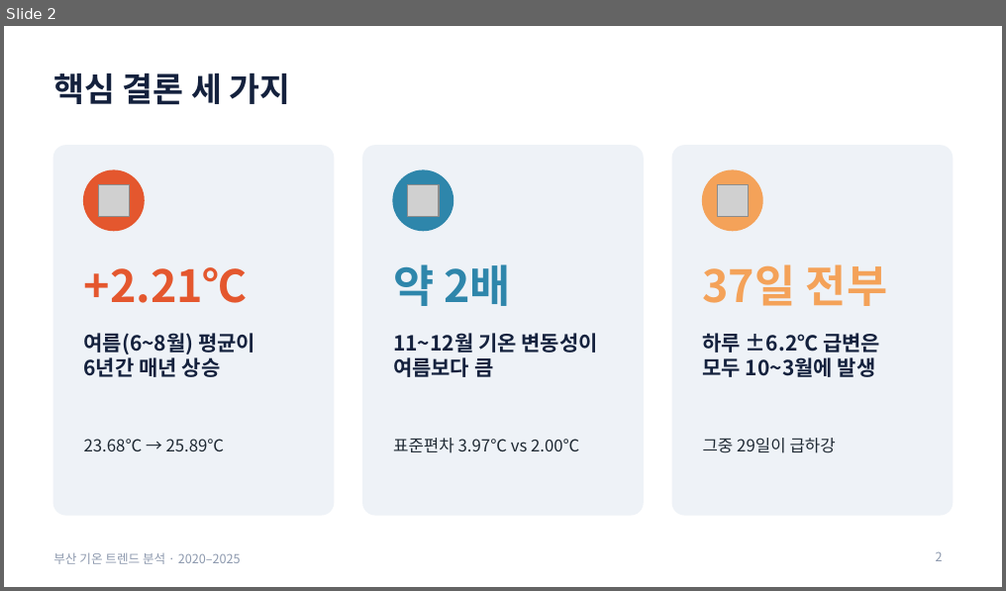
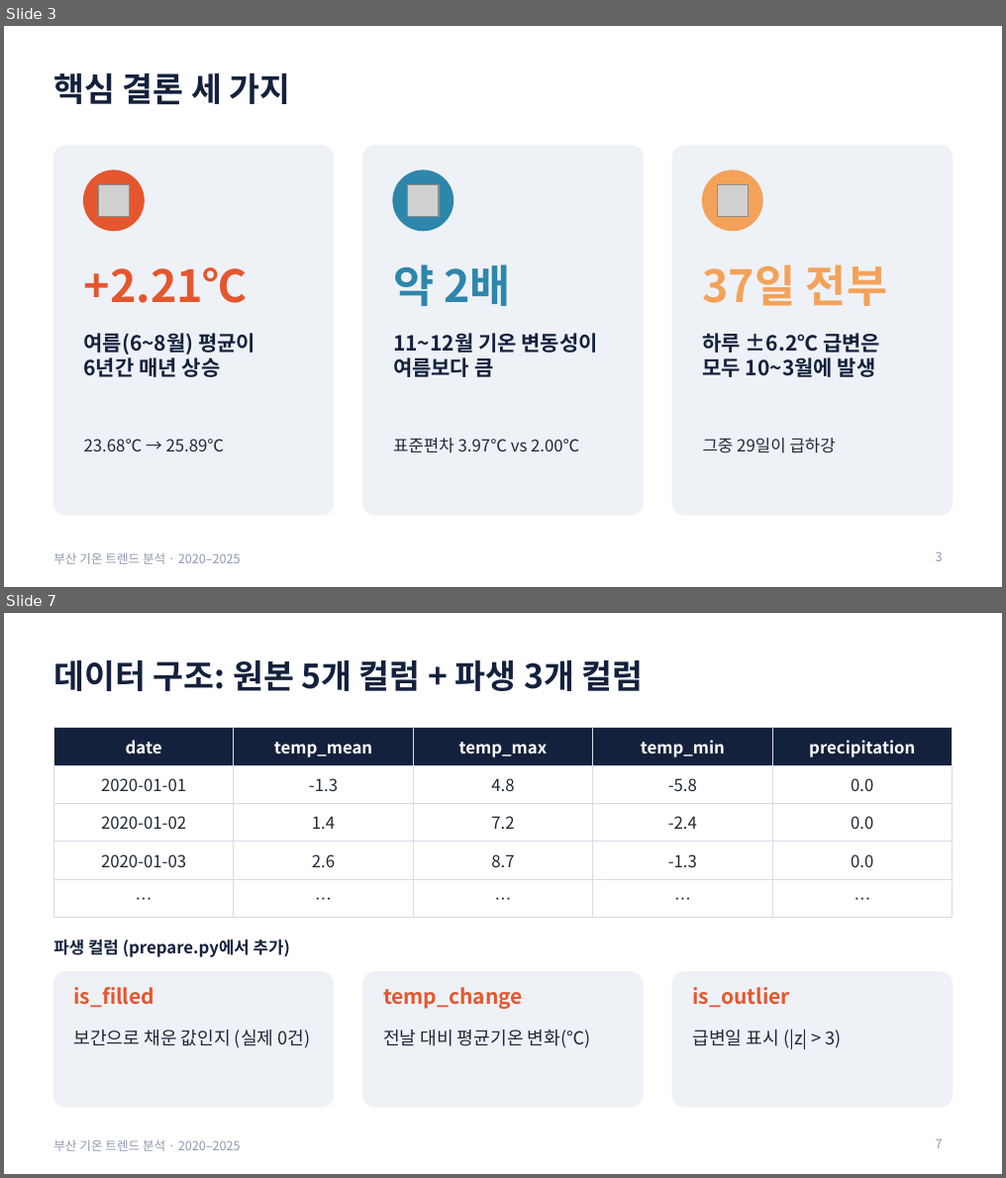
Before and after one commit to 17lucky71/busan-temperature-trend, a slide deck: docs/presentation.pptx. Shown one above the other, each under a label of ours: slide 2 before the commit, slides 3 and 7 after it; the slides between them are not shown. The pictures are 1006x591 and 1006x1178 pixels, drawn with LibreOffice and Linux fonts; fonts in the diff are those of the drawing; grey boxes stand for pictures. Boxes give left, top, right and bottom in pixels: in the first picture for what was removed or moved away, otherwise in the second. Text is boxed around its words. In the diff, an @@ line names an element or a change of style, - is before the commit and + after.

Commit message:
docs: 발표 자료 30장으로 확장

```diff
--- a/docs/presentation.pptx
+++ b/docs/presentation.pptx
@@ slide 7 added at [4,613,1002,1174], background #FFFFFF; not listed: 1 template element that a slide beside it also shows @@
@@ title added at [54,660,644,691], 24 pt, text #14213D, bold @@
+데이터 구조: 원본 5개 컬럼 + 파생 3개 컬럼
@@ table added at [54,728,952,871], 5 rows, 5 columns @@
+date | temp_mean | temp_max | temp_min | precipitation
+2020-01-01 | -1.3 | 4.8 | -5.8 | 0.0
+2020-01-02 | 1.4 | 7.2 | -2.4 | 0.0
+2020-01-03 | 2.6 | 8.7 | -1.3 | 0.0
+… | … | … | … | …
@@ text added at [54,940,290,958], 12 pt, text #14213D, bold @@
+파생 컬럼 (prepare.py에서 추가)
@@ rounded rectangle added at [54,972,334,1107], fill #EEF2F7, outline #EEF2F7 1 pt @@
@@ text added at [74,987,155,1008], 15 pt, text #E4572E, bold @@
+is_filled
@@ rounded rectangle added at [363,972,643,1107], fill #EEF2F7, outline #EEF2F7 1 pt @@
@@ text added at [383,987,523,1009], 15 pt, text #E4572E, bold @@
+temp_change
@@ rounded rectangle added at [672,972,952,1107], fill #EEF2F7, outline #EEF2F7 1 pt @@
@@ text added at [692,987,789,1008], 15 pt, text #E4572E, bold @@
+is_outlier
@@ text added at [74,1030,311,1049], 13 pt, text #1F2933 @@
+보간으로 채운 값인지 (실제 0건)
@@ text added at [383,1030,591,1049], 13 pt, text #1F2933 @@
+전날 대비 평균기온 변화(℃)
@@ text added at [692,1029,842,1050], 13 pt, text #1F2933 @@
+급변일 표시 (|z| > 3)
@@ page number added at [936,1140,943,1149], 9 pt, text #8D99AE @@
+7
@@ what was slide 2 is now slide 3 @@
```
Also in this commit, not shown: 9 slides changed, 13 other slides added.
